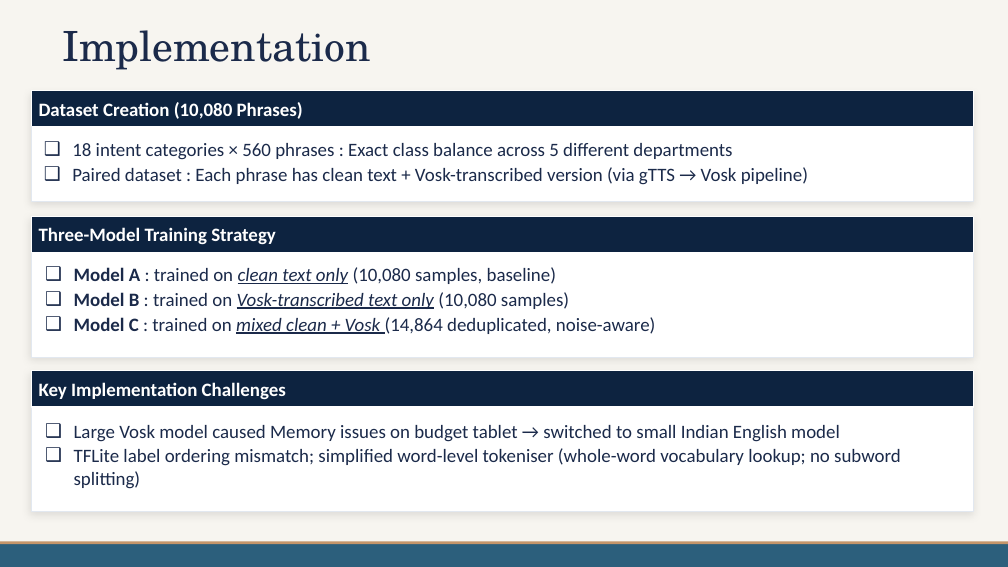
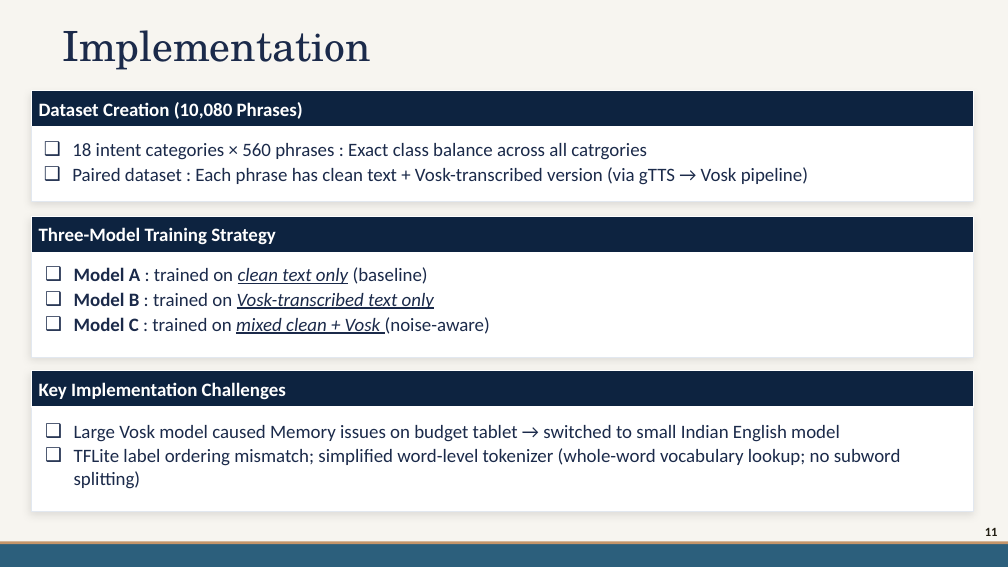
Before and after one commit to mdpw/msc-research, a slide deck: slide 11 of documents/Viva Presentation.pptx. Drawn at 1008x567 pixels with LibreOffice and Linux fonts; fonts in the diff are those of the drawing; background and template pictures are left out. Boxes give left, top, right and bottom in pixels: in the first picture for what was removed or moved away, otherwise in the second. Text is boxed around its words. In the diff, an @@ line names an element or a change of style, - is before the commit and + after.

Commit message:
modify ppt

```diff
--- a/documents/Viva Presentation.pptx
+++ b/documents/Viva Presentation.pptx
@@ text at <box>72,143,647,160</box>: text changed @@
-  ❑ 18 intent categories × 560 phrases : Exact class balance across 5 different departments
+  ❑ 18 intent categories × 560 phrases : Exact class balance across all catrgories
@@ text at <box>74,267,490,334</box>: text changed @@
-  ❑ Model A : trained on clean text only (10,080 samples, baseline)
-  ❑ Model B : trained on Vosk-transcribed text only (10,080 samples)
-  ❑ Model C : trained on mixed clean + Vosk (14,864 deduplicated, noise-aware)
+  ❑ Model A : trained on clean text only (baseline)
+  ❑ Model B : trained on Vosk-transcribed text only
+  ❑ Model C : trained on mixed clean + Vosk (noise-aware)
@@ text at <box>74,448,901,489</box>: text changed @@
-  ❑ TFLite label ordering mismatch; simplified word-level tokeniser (whole-word vocabulary lookup; no subword splitting)
+  ❑ TFLite label ordering mismatch; simplified word-level tokenizer (whole-word vocabulary lookup; no subword splitting)
@@ page number added at <box>985,528,998,536</box>, 12 pt, text #201C11, bold @@
+11
```
Also in this commit, not shown: 19 other slides changed, 1 slide removed.
